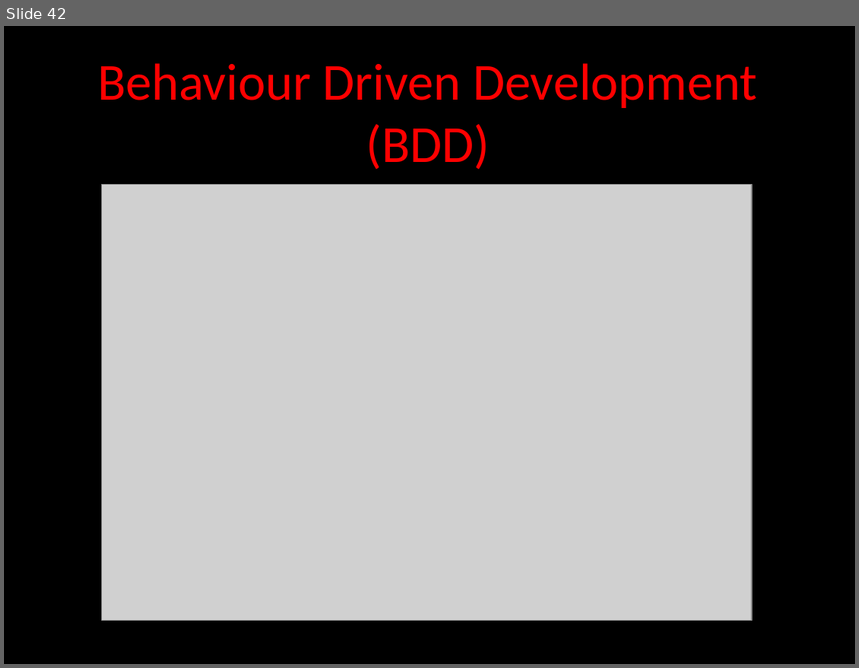
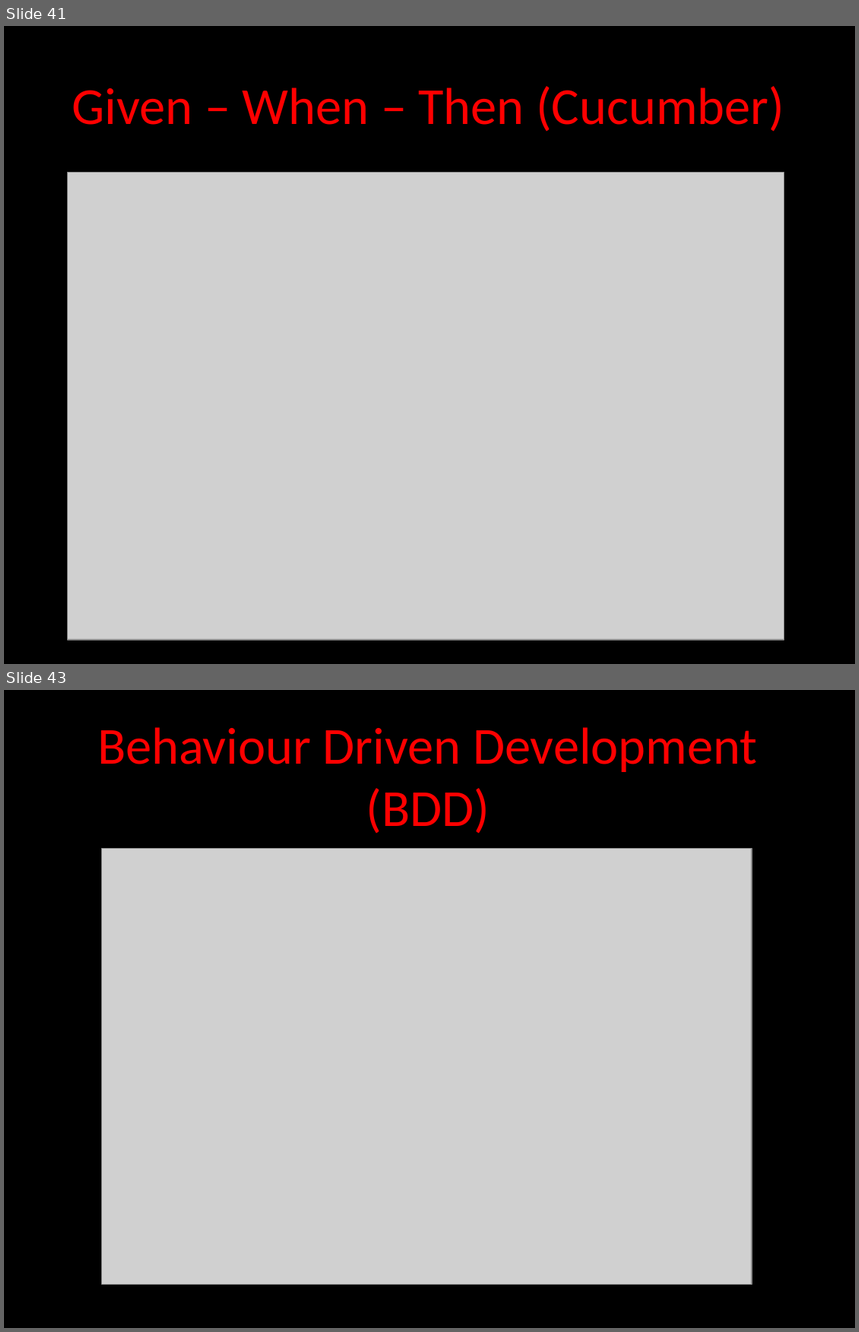
Before and after one commit to angelnunezsalazar/Test-Driven-Development, a slide deck: Diapositivas/Test Driven Development.pptx. Shown one above the other, each under a label of ours: slide 42 before the commit, slides 41 and 43 after it; the slides between them are not shown. The pictures are 859x668 and 859x1332 pixels, drawn with LibreOffice and Linux fonts; fonts in the diff are those of the drawing; grey boxes stand for pictures; background and template pictures are left out. Boxes give left, top, right and bottom in pixels: in the first picture for what was removed or moved away, otherwise in the second. Text is boxed around its words. In the diff, an @@ line names an element or a change of style, - is before the commit and + after.

```diff
--- a/Diapositivas/Test Driven Development.pptx
+++ b/Diapositivas/Test Driven Development.pptx
@@ slide 41 added at [4,26,855,664], background picture (left out) @@
@@ title added at [72,86,785,132], 44 pt, text #FF0000 @@
+Given – When – Then (Cucumber)
@@ picture added at [68,173,785,641] @@
@@ what was slide 42 is now slide 43 @@
```
Also in this commit, not shown: 1 slide changed, 1 other slide added, 1 slide removed, 2 other files.
